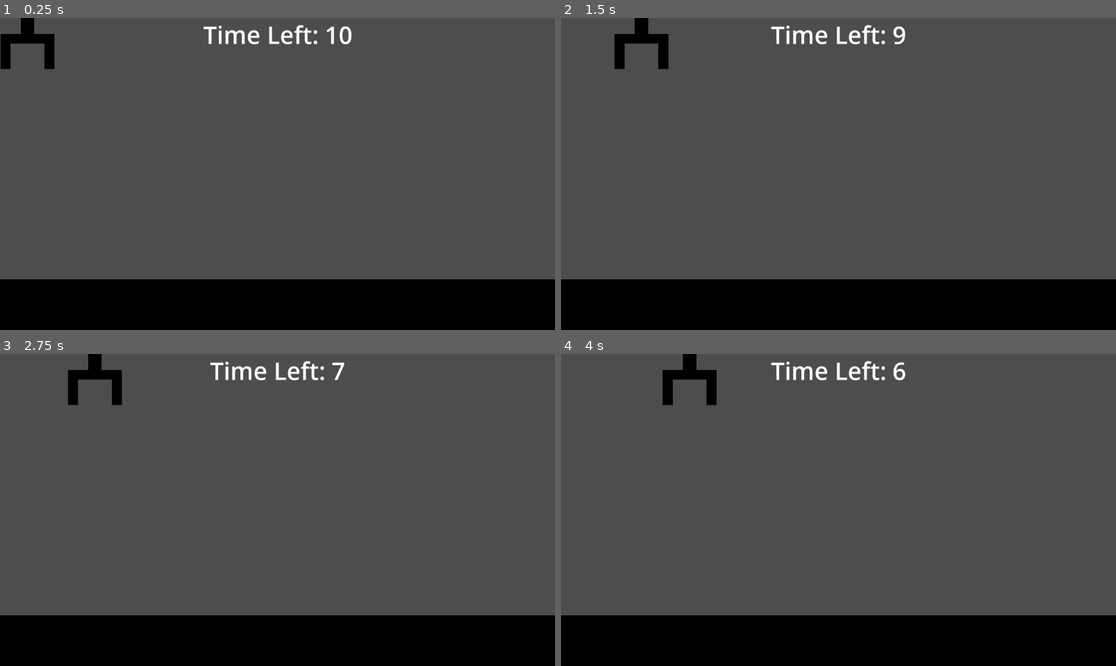
Above: before the commit, frames 1-4 (two rows, left to right).
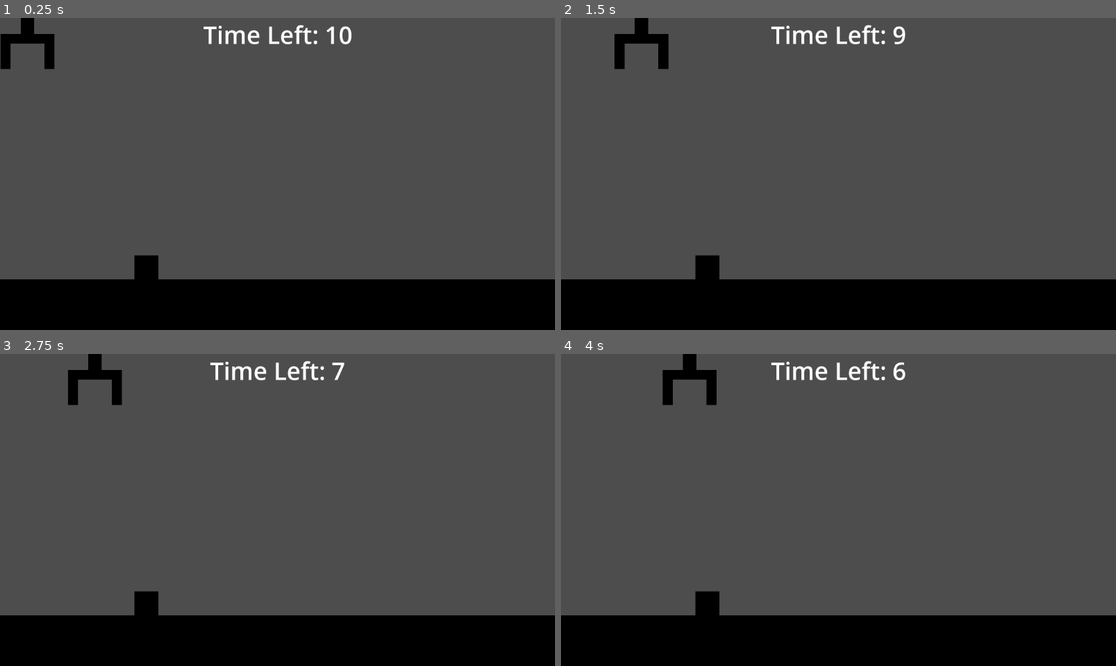
Above: after the commit, the same moments.

Repository: emilykrohn/CraneGame
Game: Godot game, scene res://Scenes/main.tscn
The game is run twice, just before and just after one commit, with the same random seed, the same clock (stepped at 60 frames per second) and the same inputs.
Inputs:
- Up to frame 1 (0.25 s): no input
- Up to frame 2 (1.5 s): tap Enter at 0.5 s; hold Right (ui_right) 0.53-1.28 s; tap Space (ui_select) at 0.77 s; hold Left (ui_left) from 1.28 s (still down)
- Up to frame 3 (2.75 s): tap Space (ui_select) at 1.52 s; release Left (ui_left) at 2.03 s; hold Right (ui_right) from 2.03 s (still down)
- Up to frame 4 (4 s): tap Space (ui_select) at 3.02, 3.77 s; release Right (ui_right) at 3.53 s; hold Left (ui_left) from 3.53 s (still down)

The runs differ from the first frame. In frame 1, 0.3% of the frame differs, in the area x 24-29%, y 75-84%; in frame 2, 0.3%; in frame 3, 0.3%; in frame 4, 0.3%.

Commit message:
Add capsule scene to main and increase scale

Diff:
--- a/Scenes/capsule.tscn
+++ b/Scenes/capsule.tscn
@@ -6,6 +6,7 @@
 size = Vector2(10, 10)
 
 [node name="Capsule" type="StaticBody2D"]
+scale = Vector2(5, 5)
 metadata/_edit_group_ = true
 
 [node name="CollisionShape2D" type="CollisionShape2D" parent="."]
--- a/Scenes/main.tscn
+++ b/Scenes/main.tscn
@@ -1,10 +1,11 @@
-[gd_scene load_steps=6 format=3 uid="uid://da3qgjsdv050s"]
+[gd_scene load_steps=7 format=3 uid="uid://da3qgjsdv050s"]
 
 [ext_resource type="PackedScene" uid="uid://b026yxwdqq3wq" path="res://Scenes/crane.tscn" id="1_k2mhg"]
 [ext_resource type="PackedScene" uid="uid://b8rlobg5gkeui" path="res://Scenes/ground.tscn" id="2_3di3x"]
 [ext_resource type="PackedScene" uid="uid://ddfxxrhh0y13r" path="res://Scenes/timer_label.tscn" id="3_0x3j7"]
 [ext_resource type="Script" path="res://Scripts/timer_label.gd" id="4_gb2g6"]
 [ext_resource type="PackedScene" uid="uid://7fimdys8iqed" path="res://Scenes/timer.tscn" id="4_k4eui"]
+[ext_resource type="PackedScene" uid="uid://c872dgkxfkojy" path="res://Scenes/capsule.tscn" id="6_sevcf"]
 
 [node name="Main" type="Node"]
 
@@ -28,3 +29,6 @@
 wait_time = 10.0
 one_shot = true
 autostart = true
+
+[node name="Capsule" parent="." instance=ExtResource("6_sevcf")]
+position = Vector2(304, 518)
